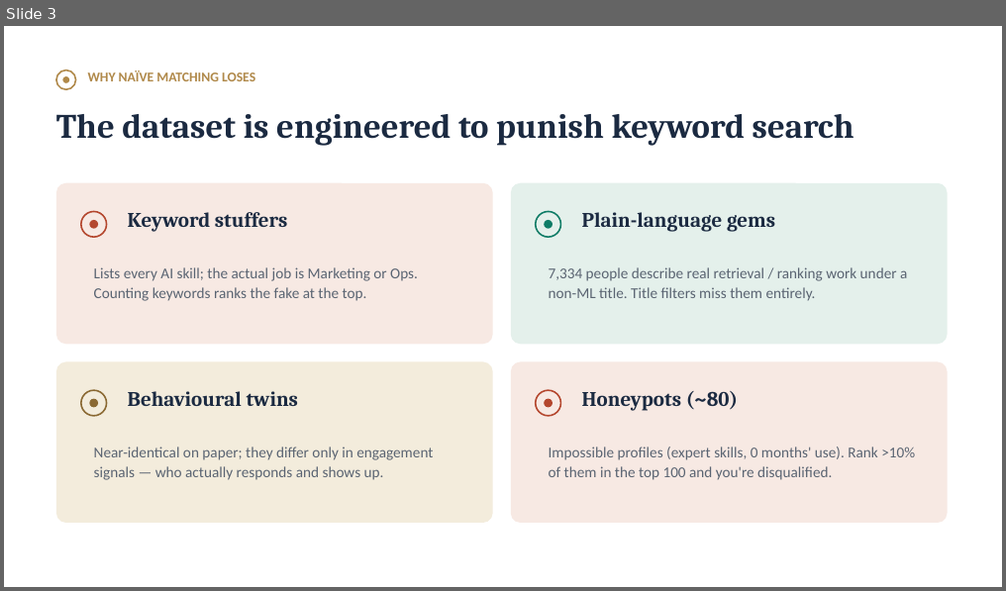
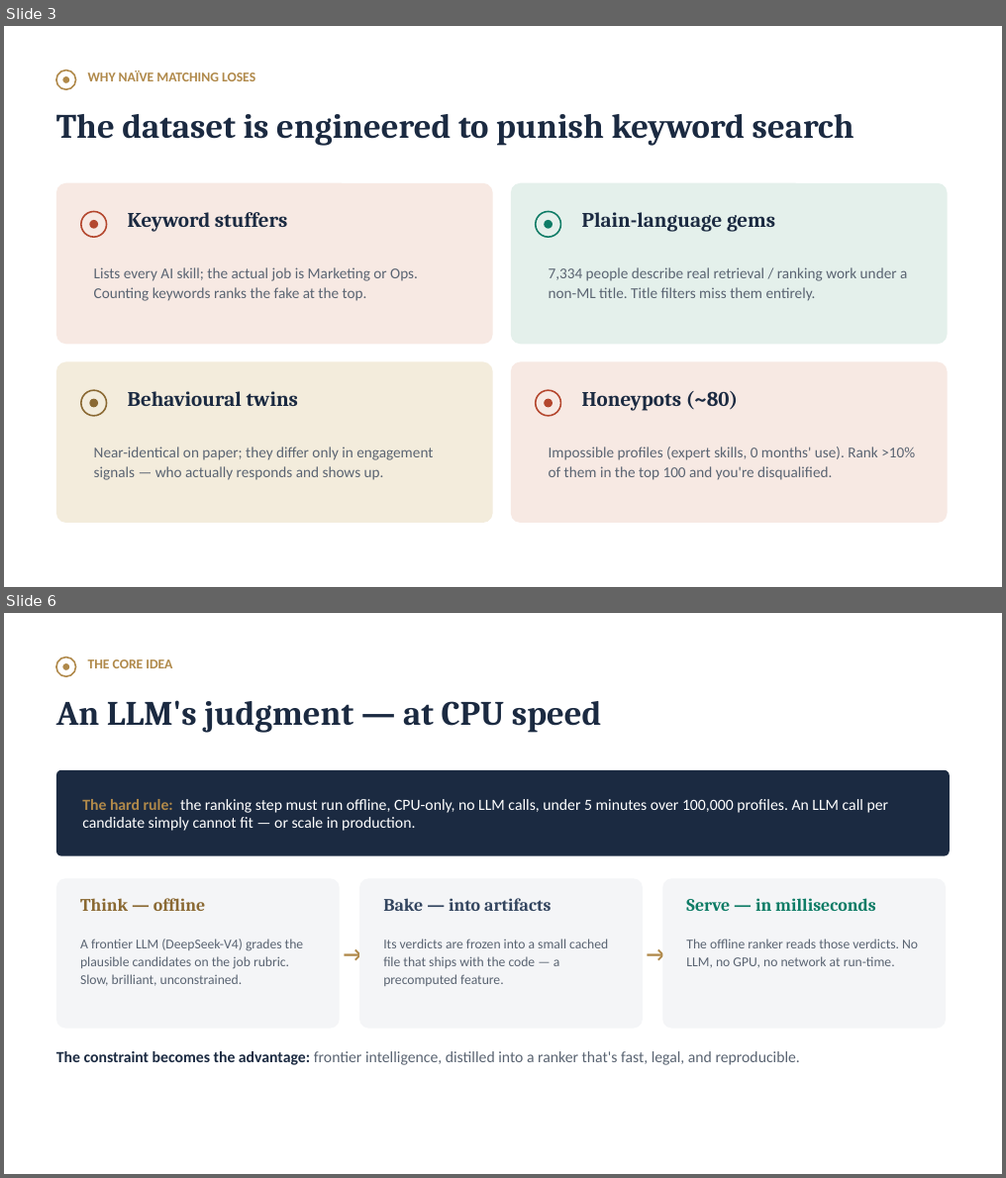
Before and after one commit to TheClazer/parakh, a slide deck: deck/parakh_deck.pptx. Shown one above the other, each under a label of ours: slide 3 before the commit, slides 3 and 6 after it; the slides between them are not shown. The pictures are 1006x591 and 1006x1178 pixels, drawn with LibreOffice and Linux fonts; fonts in the diff are those of the drawing. Boxes give left, top, right and bottom in pixels: in the first picture for what was removed or moved away, otherwise in the second. Text is boxed around its words. In the diff, an @@ line names an element or a change of style, - is before the commit and + after.

```diff
--- a/deck/parakh_deck.pptx
+++ b/deck/parakh_deck.pptx
@@ slide 6 added at (4, 613, 1002, 1174), background #FFFFFF @@
@@ ellipse added at (56, 658, 76, 676), outline #B0894A 1.5 pt @@
@@ ellipse added at (63, 663, 70, 670), fill #B0894A @@
@@ text added at (88, 660, 172, 668), 13 pt, text #B0894A, bold @@
+THE CORE IDEA
@@ text added at (56, 700, 602, 733), 33 pt, text #1B2A41, bold @@
+An LLM's judgment — at CPU speed
@@ rounded rectangle added at (56, 770, 949, 857), fill #1B2A41 @@
@@ text added at (82, 799, 889, 831), 15 pt, text #FFFFFF @@
+The hard rule: the ranking step must run offline, CPU-only, no LLM calls, under 5 minutes over 100,000 profiles. An LLM call per candidate simply cannot fit — or scale in production.
@@ rounded rectangle added at (56, 878, 340, 1029), fill #F4F5F7 @@
@@ text added at (343, 878, 363, 1029), 20 pt, text #B0894A, bold @@
+→
@@ rounded rectangle added at (359, 878, 643, 1029), fill #F4F5F7 @@
@@ text added at (646, 878, 666, 1029), 20 pt, text #B0894A, bold @@
+→
@@ rounded rectangle added at (662, 878, 945, 1029), fill #F4F5F7 @@
@@ text added at (80, 898, 205, 911), 17 pt, text #8A6933, bold @@
+Think — offline
@@ text added at (383, 898, 550, 911), 17 pt, text #33455F, bold @@
+Bake — into artifacts
@@ text added at (686, 898, 875, 911), 17 pt, text #0E7C66, bold @@
+Serve — in milliseconds
@@ text added at (80, 939, 303, 986), 13 pt, text #5A6472 @@
+A frontier LLM (DeepSeek-V4) grades the plausible candidates on the job rubric. Slow, brilliant, unconstrained.
@@ text added at (383, 939, 608, 986), 13 pt, text #5A6472 @@
+Its verdicts are frozen into a small cached file that ships with the code — a precomputed feature.
@@ text added at (686, 939, 918, 968), 13 pt, text #5A6472 @@
+The offline ranker reads those verdicts. No LLM, no GPU, no network at run-time.
@@ text added at (56, 1052, 800, 1065), 15 pt, text #5A6472 @@
+The constraint becomes the advantage: frontier intelligence, distilled into a ranker that's fast, legal, and reproducible.
```
Also in this commit, not shown: 8 other slides changed, 6 other slides added, 2 slides removed, 4 other files.
